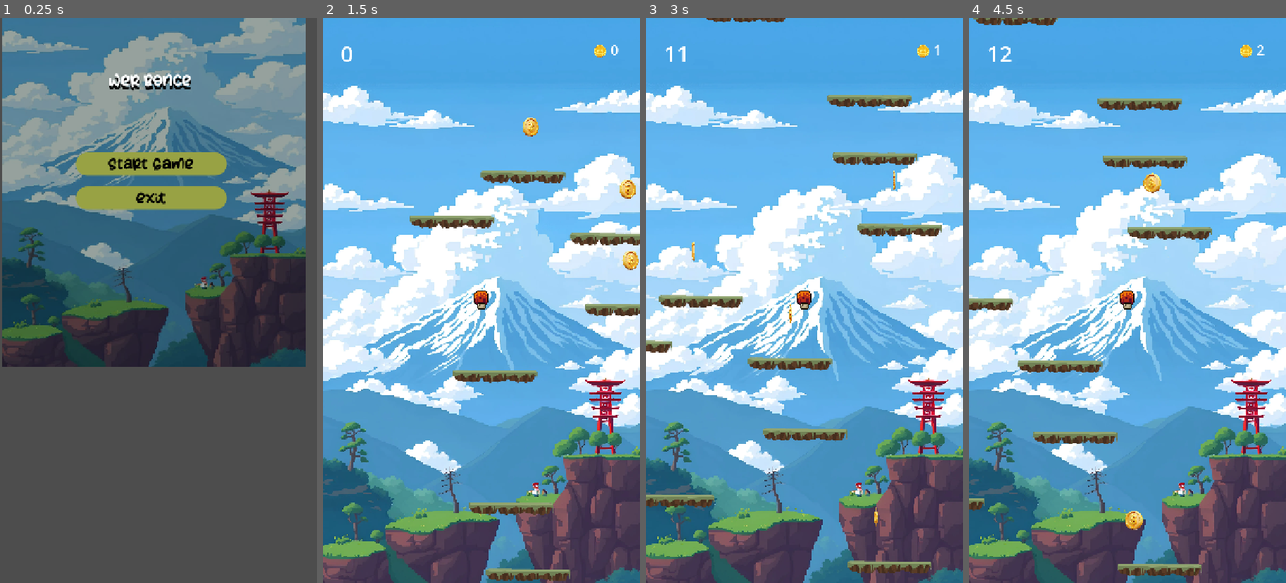
Above: before the commit, frames 1-4 (left to right).
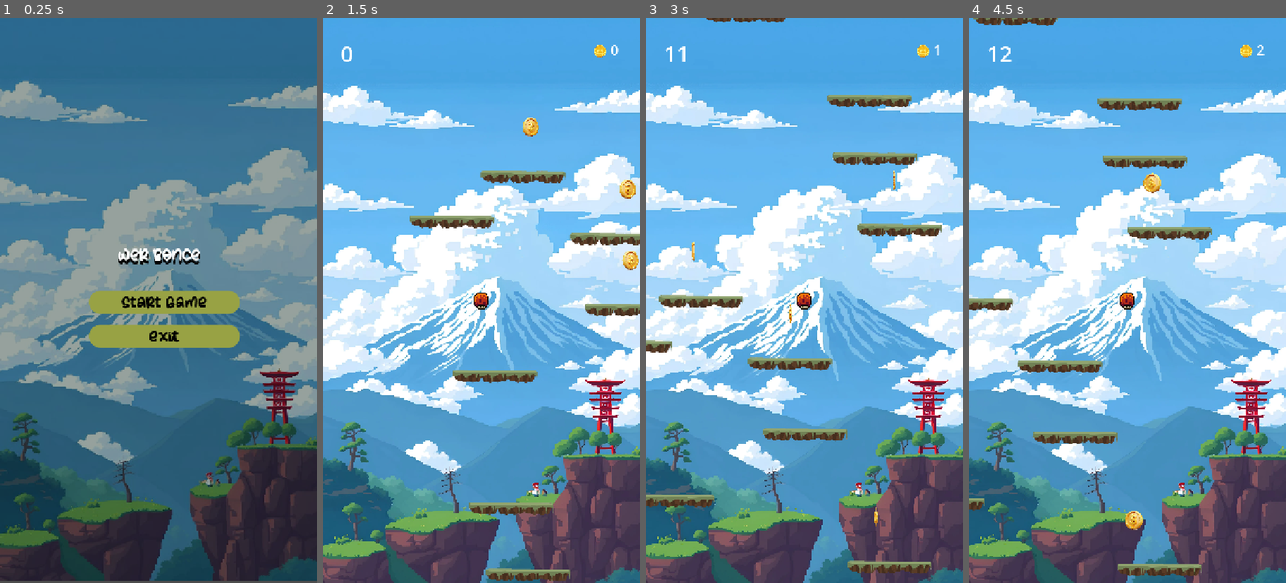
Above: after the commit, the same moments.

Repository: reMateoh/UAM-UNI
Game: Godot game, scene res://Escenas/main_menu.tscn
The game is run twice, just before and just after one commit, with the same random seed, the same clock (stepped at 60 frames per second) and the same inputs.
Inputs:
- Up to frame 1 (0.25 s): no input
- Up to frame 2 (1.5 s): click "Start Game" at 0.5 s; tap Enter (ui_accept) at 1.25 s; hold Right (ui_right) from 1.28 s (still down)
- Up to frame 3 (3 s): tap Enter (ui_accept) at 1.52, 2.27 s; release Right (ui_right) at 2.78 s; hold Left (ui_left) from 2.78 s (still down)
- Up to frame 4 (4.5 s): release Left (ui_left) at 3.53 s; hold Right (ui_right) from 3.53 s (still down); tap Enter (ui_accept) at 3.77 s

The runs differ from the first frame. In frame 1, 86% of the frame differs, in the area x 0-100%, y 0-100%; in frame 2, less than 0.1%; in frame 3, less than 0.1%; in frame 4, less than 0.1%.

Commit message:
finalizacion de proycto

Diff:
--- a/Escenas/honguito.gd
+++ b/Escenas/honguito.gd
@@ -1,7 +1,7 @@
 extends CharacterBody2D
 
 signal fell_off_screen
-signal score_updated(new_score: int)   # ← NUEVA señal para el score
+signal score_updated(new_score: int)
 
 const SPEED = 300.0
 const JUMP_FORCE = -800.0
@@ -9,8 +9,10 @@
 
 var camera: Camera2D
 var max_camera_y: float = 0.0
-var start_y: float = 0.0          # altura inicial para calcular el score
+var start_y: float = 0.0
 var score: int = 0
+
+@onready var animacion = $AnimatedSprite2D
 
 func _ready():
 	camera = $Camera2D
@@ -29,26 +31,31 @@
 	if is_on_floor():
 		velocity.y = JUMP_FORCE
 
+	# --- Animaciones ---
+	if direction > 0:
+		animacion.play("salto lateral")
+	else:
+		animacion.play("salto frontal")
+
 	move_and_slide()
 
 	# --- Cámara solo sube + calcular score ---
 	if global_position.y < max_camera_y:
 		max_camera_y = global_position.y
 
-		# Score = cuánto ha subido desde el inicio (dividido entre 10)
 		var new_score = int((start_y - global_position.y) / 10.0)
 		if new_score > score:
 			score = new_score
 			score_updated.emit(score)
 
-	# --- Envolver horizontal (Doodle Jump clásico) ---
+	# --- Envolver horizontal ---
 	var screen_width = get_viewport_rect().size.x
 	if global_position.x > screen_width:
 		global_position.x = 0
 	elif global_position.x < 0:
 		global_position.x = screen_width
 
-	# --- Game Over si cae fuera de pantalla ---
+	# --- Game Over ---
 	if global_position.y > max_camera_y + 600.0:
 		fell_off_screen.emit()
 		set_physics_process(false)
--- a/Escenas/honguito.tscn
+++ b/Escenas/honguito.tscn
@@ -90,7 +90,6 @@
 scale = Vector2(2.0416665, 2.6666665)
 sprite_frames = SubResource("SpriteFrames_w7mgy")
 animation = &"salto frontal"
-frame_progress = 0.58848614
 
 [node name="CollisionShape2D" type="CollisionShape2D" parent="." unique_id=240369928]
 position = Vector2(7, 16)
--- a/Escenas/main_menu.tscn
+++ b/Escenas/main_menu.tscn
@@ -35,10 +35,10 @@
 anchor_top = 0.5
 anchor_right = 0.5
 anchor_bottom = 0.5
-offset_left = 27.432007
-offset_top = -1651.1119
-offset_right = 715.432
-offset_bottom = -577.11194
+offset_left = 9.432007
+offset_top = -1378.1119
+offset_right = 743.432
+offset_bottom = -94.11194
 grow_horizontal = 2
 grow_vertical = 2
 theme_override_styles/panel = SubResource("StyleBoxTexture_8w0r3")
@@ -50,10 +50,10 @@
 anchor_top = 0.5
 anchor_right = 0.5
 anchor_bottom = 0.5
-offset_left = 193.432
-offset_top = -1064.1119
-offset_right = 536.432
-offset_bottom = -836.11194
+offset_left = 223.432
+offset_top = -751.11194
+offset_right = 566.432
+offset_bottom = -523.11194
 grow_horizontal = 2
 grow_vertical = 2
 theme_override_constants/separation = 25
@@ -88,10 +88,10 @@
 anchor_top = 0.5
 anchor_right = 0.5
 anchor_bottom = 0.5
-offset_left = 268.432
-offset_top = -1254.1119
-offset_right = 593.432
-offset_bottom = -1176.0
+offset_left = 289.432
+offset_top = -859.11194
+offset_right = 614.432
+offset_bottom = -781.0
 grow_horizontal = 2
 grow_vertical = 2
 theme_override_colors/font_shadow_color = Color(0, 0, 0, 1)
Not shown, added: export/index.apple-touch-icon.png.import
Not shown, added: export/index.icon.png.import
Not shown, added: export/index.png.import
Not shown, added: export_presets.cfg
Binary file added: index.apple-touch-icon.png
Not shown, added: index.apple-touch-icon.png.import
Binary file added: index.icon.png
Not shown, added: index.icon.png.import
Binary file added: index.png
Not shown, added: index.png.import
Not shown, added: export/index.apple-touch-icon.png
Not shown, added: export/index.audio.position.worklet.js
(and 13 more such lines)
